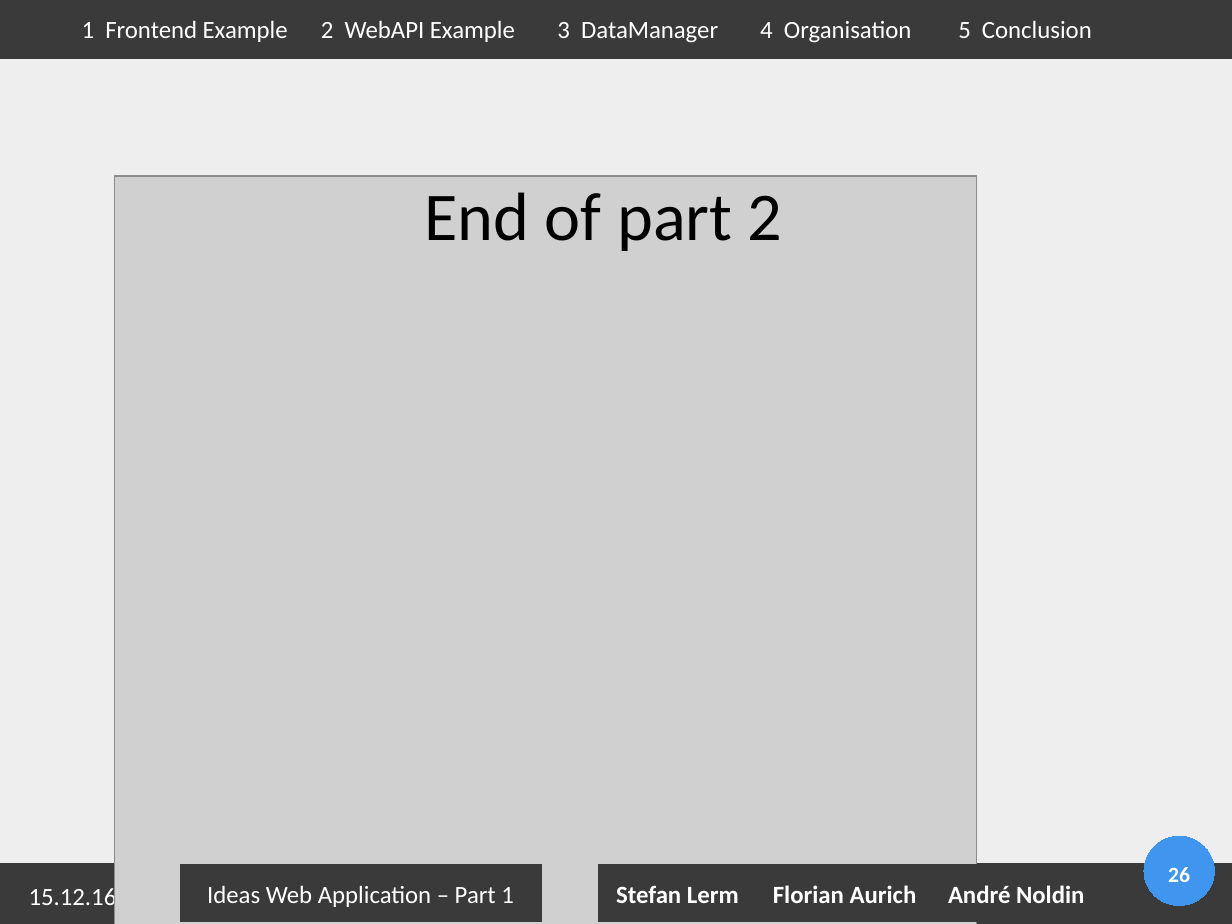
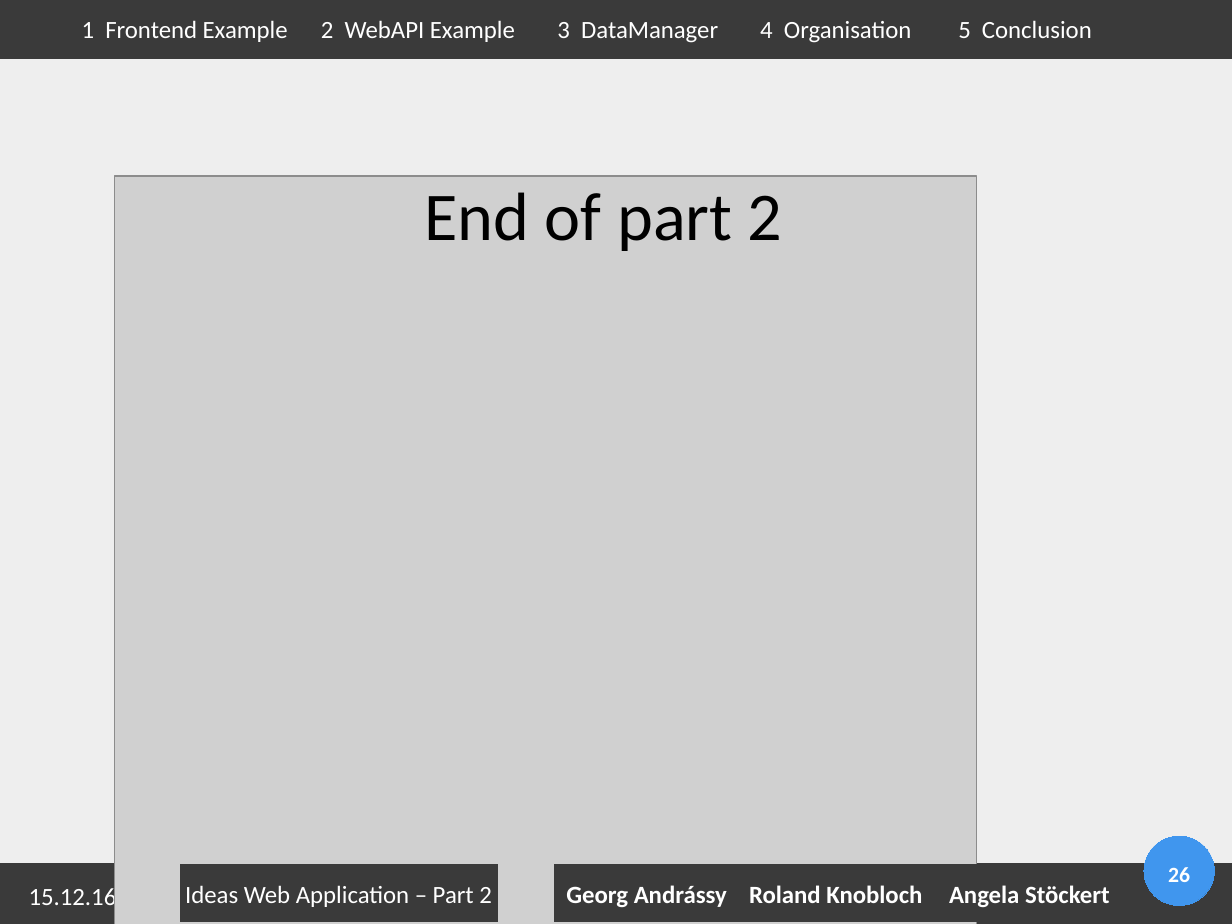
Before and after one commit to Geopras/IdeaWatcher, a slide deck: slide 26 of presentation/part2.odp. Drawn at 1232x924 pixels with LibreOffice and Linux fonts; fonts in the diff are those of the drawing; grey boxes stand for pictures; background and template pictures are left out. Boxes give left, top, right and bottom in pixels: in the first picture for what was removed or moved away, otherwise in the second. Text is boxed around its words. In the diff, an @@ line names an element or a change of style, - is before the commit and + after.

```diff
--- a/presentation/part2.odp
+++ b/presentation/part2.odp
@@ rectangle "Ideas Web Application – Part ...": place and size @@
-rectangle "Ideas Web Application – Part ..." at (180,865,541,922)
+rectangle "Ideas Web Application – Part ..." at (180,865,496,922)
@@ rectangle added at (555,865,739,922), fill #3A3A3A, outline #3A3A3A 0 pt, 16 pt, text #FFFFFF, bold @@
+Georg Andrássy
@@ rectangle removed at (598,865,757,922) @@
-Stefan Lerm
@@ rectangle "Roland Knobloch": place and size @@
-rectangle "Roland Knobloch" at (757,865,932,922)
+rectangle "Roland Knobloch" at (739,865,932,922)
@@ rectangle removed at (934,865,1101,922) @@
-André Noldin
@@ rectangle added at (934,865,1127,922), fill #3A3A3A, outline #3A3A3A 0 pt, 16 pt, text #FFFFFF, bold @@
+Angela Stöckert
@@ text in rectangle at (185,885,492,907): text changed @@
-Ideas Web Application – Part 1
+Ideas Web Application – Part 2
@@ text in rectangle at (749,885,922,903): text changed @@
-Florian Aurich
+Roland Knobloch
```
Also in this commit, not shown: 6 other slides changed, 1 slide added, 2 other files.
